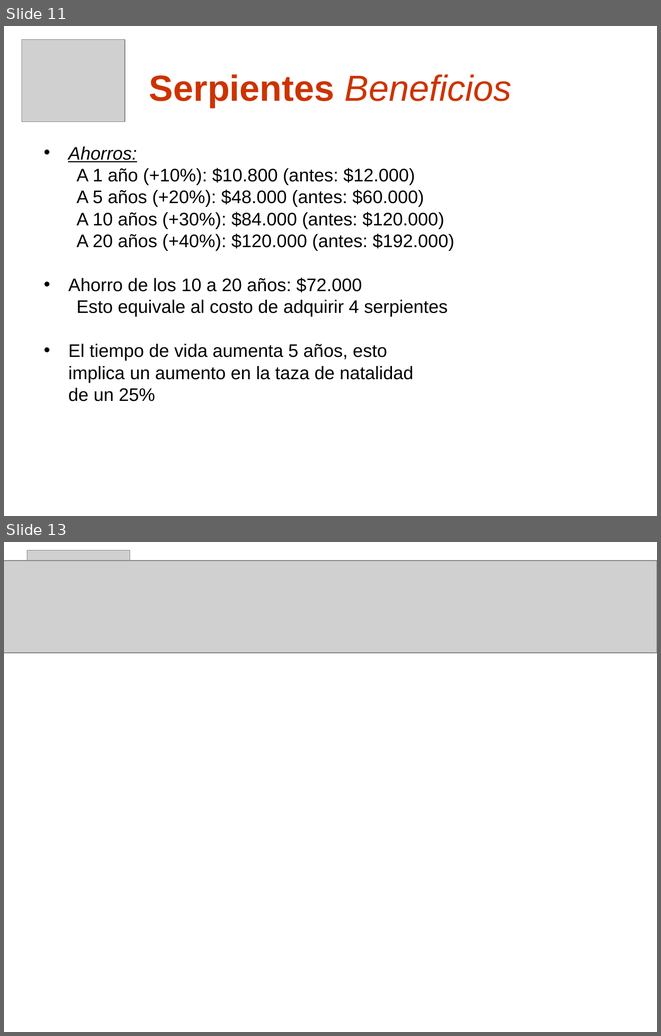
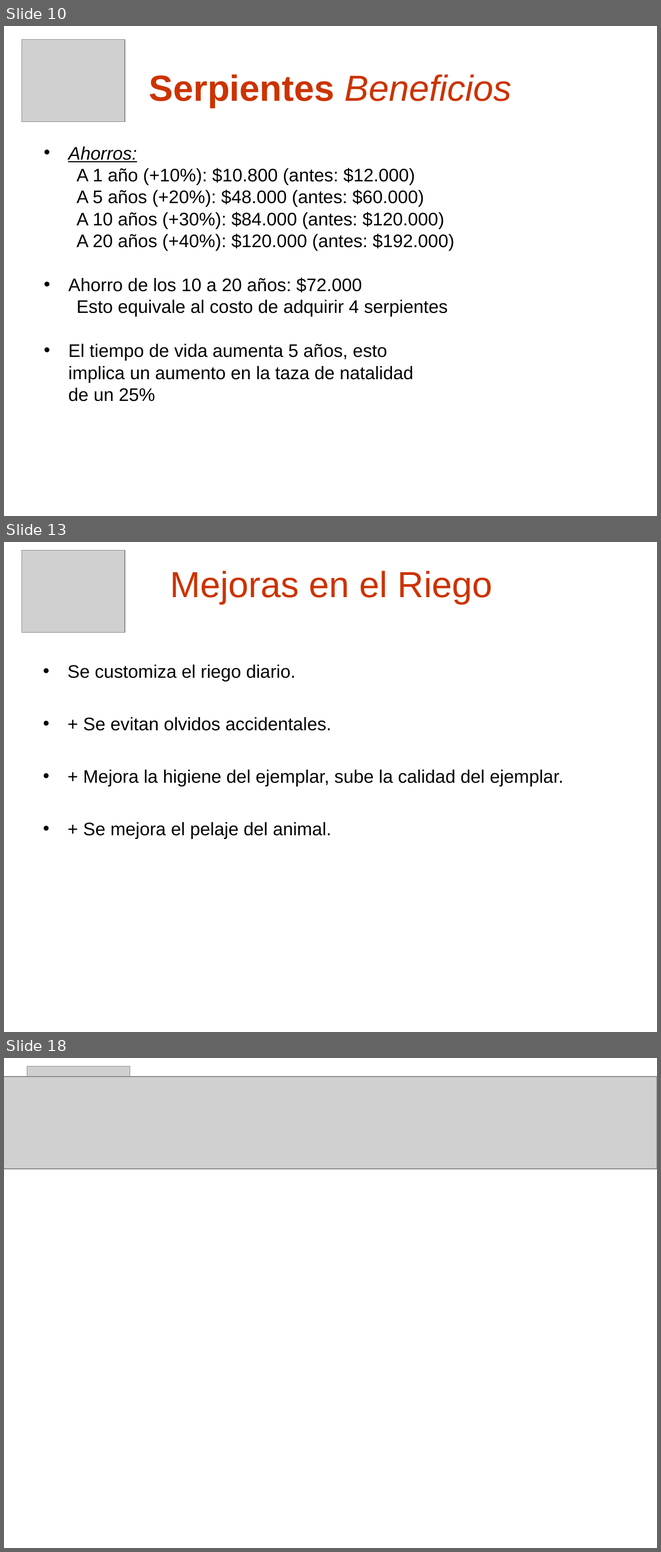
Before and after one commit to skiel85/taller-desarrollo-proyectos-i, a slide deck: Presentaciones/Demo Gerencial.ppt. Shown one above the other, each under a label of ours: slides 11 and 13 before the commit, slides 10, 13 and 18 after it; the slides between them are not shown. The pictures are 661x1036 and 661x1552 pixels, drawn with LibreOffice and Linux fonts; fonts in the diff are those of the drawing; grey boxes stand for pictures; background and template pictures are left out. Boxes give left, top, right and bottom in pixels: in the first picture for what was removed or moved away, otherwise in the second. Text is boxed around its words. In the diff, an @@ line names an element or a change of style, - is before the commit and + after.

```diff
--- a/Presentaciones/Demo Gerencial.ppt
+++ b/Presentaciones/Demo Gerencial.ppt
@@ slide 13 added at [4, 542, 657, 1032], background picture (left out) @@
@@ picture added at [21, 550, 125, 633] @@
@@ title added at [170, 571, 493, 603], 40 pt, text #CC3300 @@
+Mejoras en el Riego
@@ text added at [68, 664, 564, 839], 20 pt, text #000000 @@
+• Se customiza el riego diario.
+• + Se evitan olvidos accidentales.
+• + Mejora la higiene del ejemplar, sube la calidad del ejemplar.
+• + Se mejora el pelaje del animal.
@@ what was slide 11 is now slide 10 @@
@@ what was slide 13 is now slide 18 @@
```
Also in this commit, not shown: 10 slides changed, 5 other slides added, 1 slide removed.
